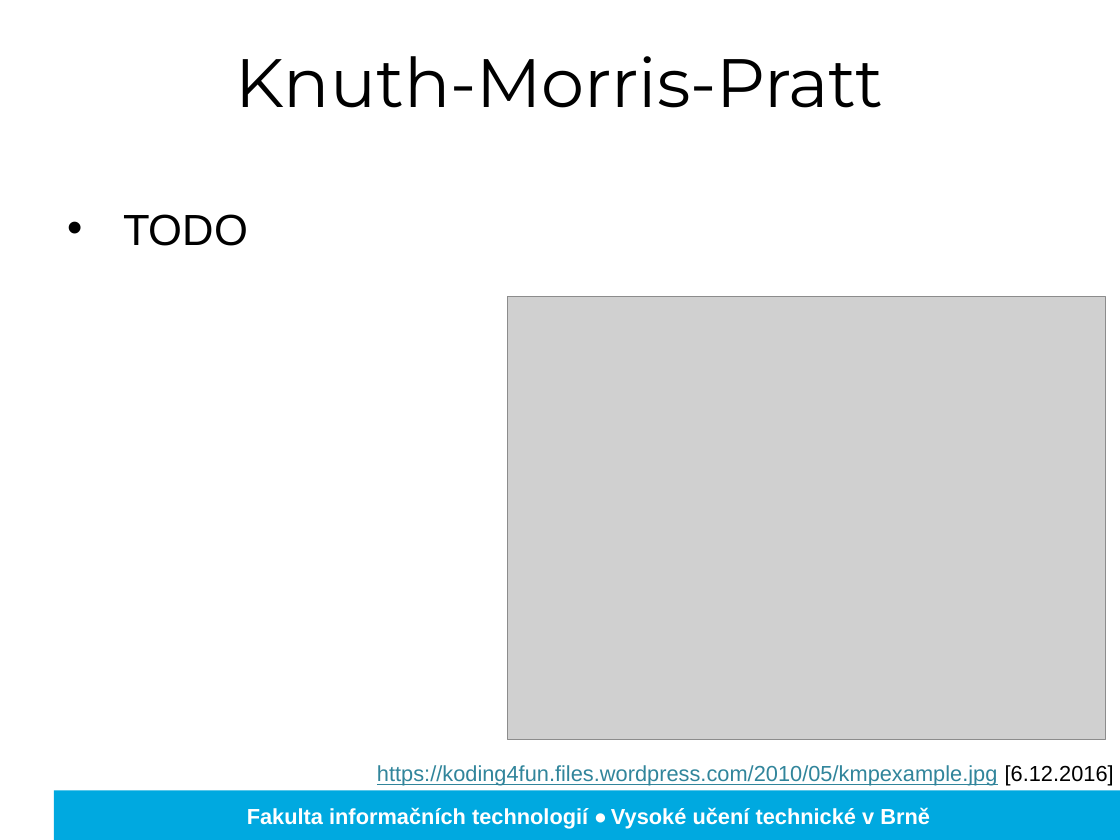
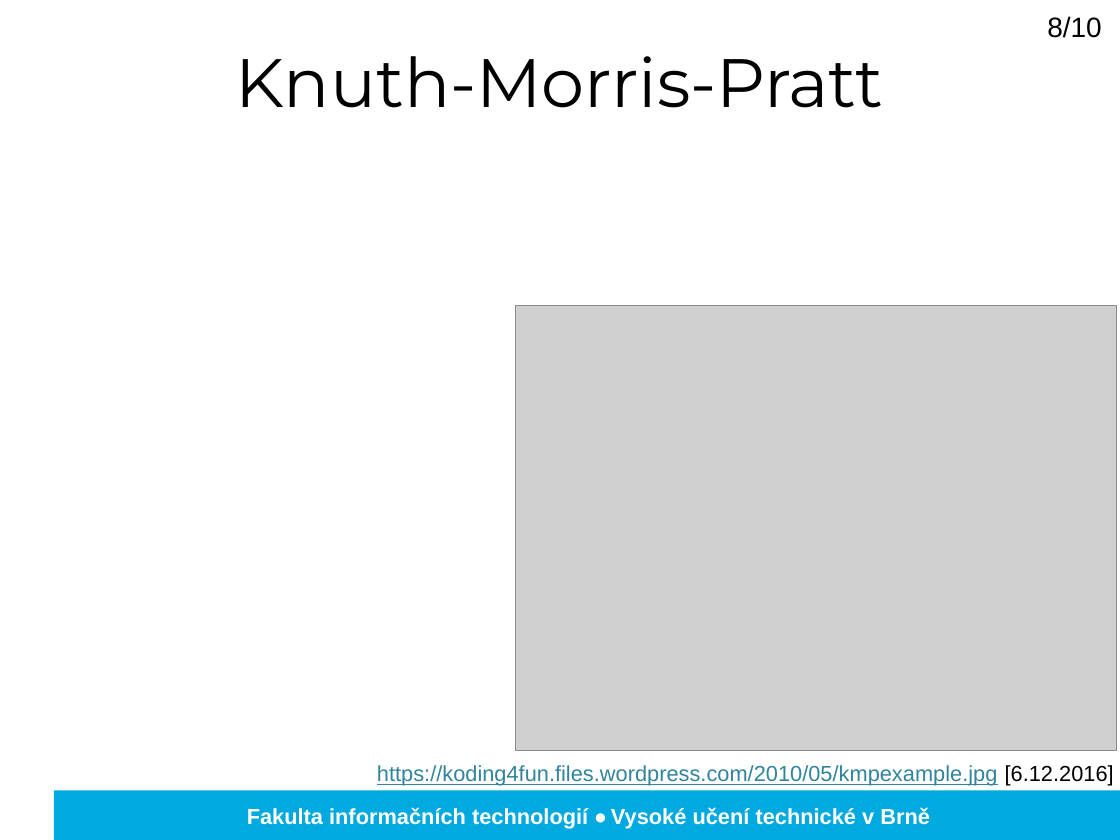
Before and after one commit to adiosnb/IFJ, a slide deck: slide 9 of doc/prezentacia.pptx. Drawn at 1120x840 pixels with LibreOffice and Linux fonts; fonts in the diff are those of the drawing; grey boxes stand for pictures; background and template pictures are left out. Boxes give left, top, right and bottom in pixels: in the first picture for what was removed or moved away, otherwise in the second. Text is boxed around its words. In the diff, an @@ line names an element or a change of style, - is before the commit and + after.

Commit message:
DOC: presentation final

```diff
--- a/doc/prezentacia.pptx
+++ b/doc/prezentacia.pptx
@@ text added at (x1=1047, y1=16, x2=1102, y2=38), 18 pt, text #000000 @@
+8/10
@@ text removed at (x1=123, y1=214, x2=248, y2=246) @@
-• TODO
@@ picture resized from (x1=507, y1=297, x2=1105, y2=739) to (x1=516, y1=306, x2=1118, y2=750) @@
```
Also in this commit, not shown: 7 other slides changed, 1 slide added, 1 slide removed.
